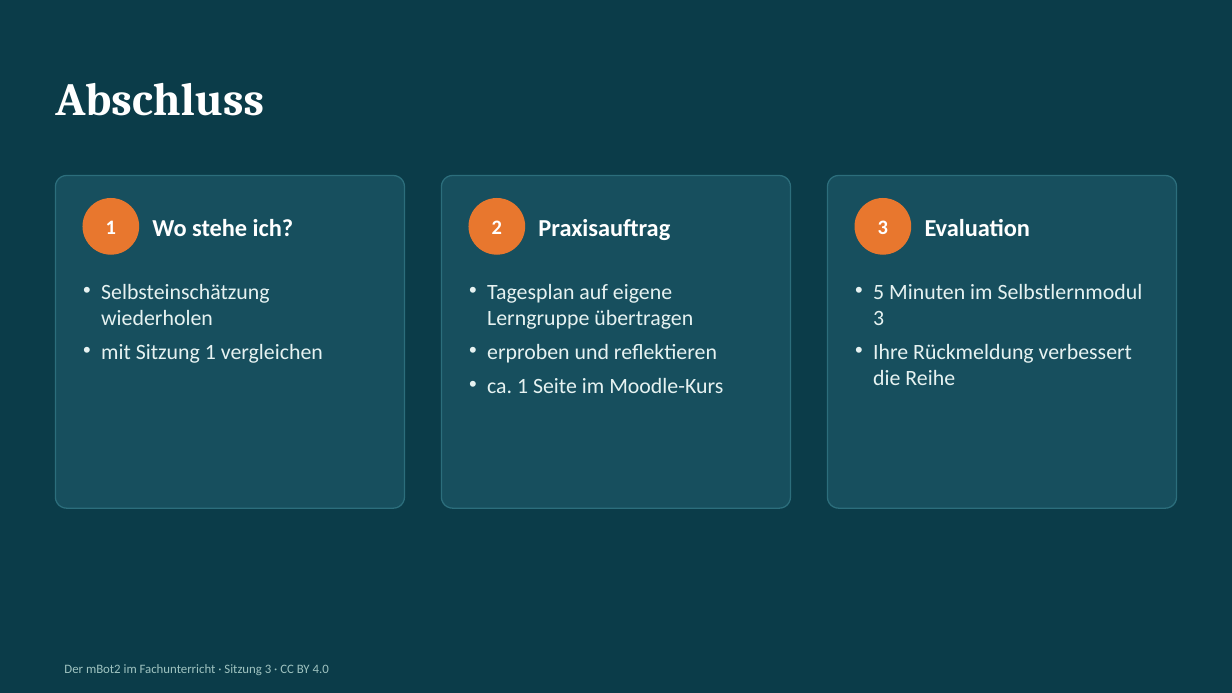
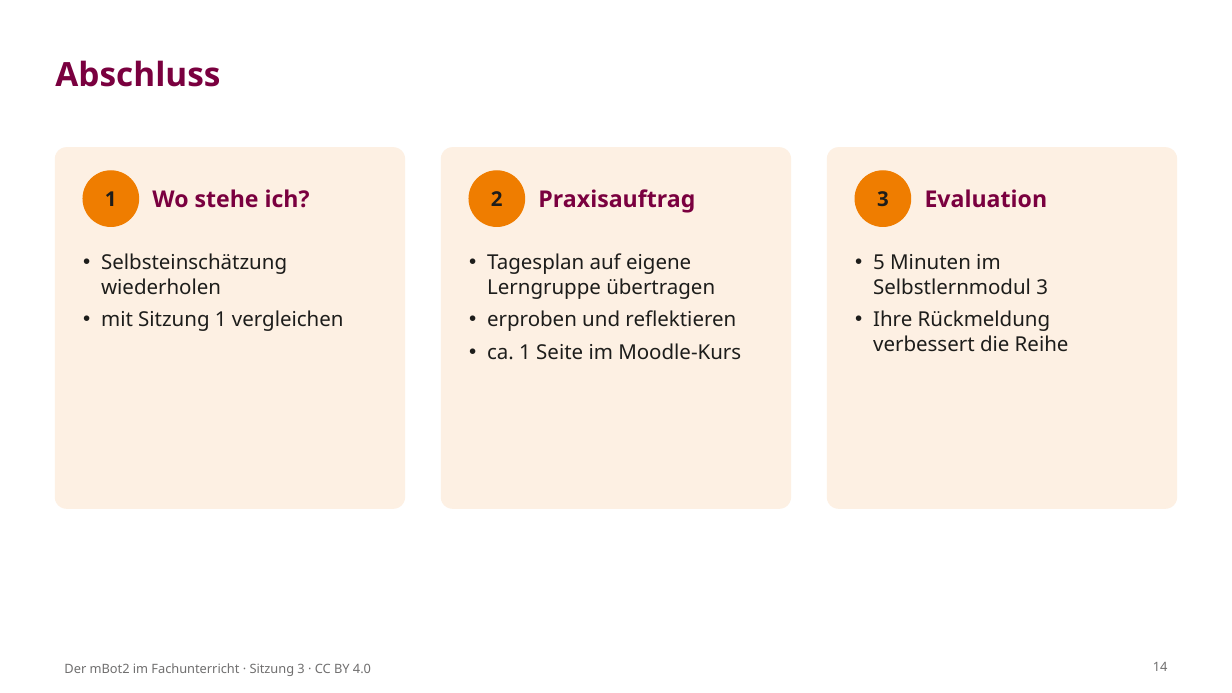
Before and after one commit to OVGU-VET-TechEd/MBOT2_Weiterbildung, a slide deck: slide 14 of Session_3_Fachtransfer_Projektwoche/S3_Folien.pptx. Drawn at 1232x693 pixels with LibreOffice and Linux fonts; fonts in the diff are those of the drawing; background and template pictures are left out. Boxes give left, top, right and bottom in pixels: in the first picture for what was removed or moved away, otherwise in the second. Text is boxed around its words. In the diff, an @@ line names an element or a change of style, - is before the commit and + after.

```diff
--- a/Session_3_Fachtransfer_Projektwoche/S3_Folien.pptx
+++ b/Session_3_Fachtransfer_Projektwoche/S3_Folien.pptx
@@ background #0B3C49 to #FFFFFF @@
@@ title "Abschluss": place and size @@
-title "Abschluss" at <box>55,83,264,116</box>
+title "Abschluss" at <box>55,60,220,87</box>
@@ title "Abschluss" at <box>55,60,220,87</box>: size 36 to 26 pt, font Cambria to Noto Sans, text colour #FFFFFF to #7A003F @@
@@ rounded rectangle: place and size @@
-rounded rectangle at <box>55,176,405,508</box>
+rounded rectangle at <box>55,148,405,508</box>
@@ fill #174F5E to #FDF0E3; outline #2C6E7C 1 pt to #FDF0E3 1 pt; proportions changed in 3 elements at <box>828,148,1177,508</box>, <box>55,148,405,508</box>, <box>442,148,791,508</box> @@
@@ rounded rectangle: place and size @@
-rounded rectangle at <box>442,176,791,508</box>
+rounded rectangle at <box>442,148,791,508</box>
@@ rounded rectangle: place and size @@
-rounded rectangle at <box>828,176,1177,508</box>
+rounded rectangle at <box>828,148,1177,508</box>
@@ 6 texts, 3 ellipses: place and size @@
-6 texts, 3 ellipses at <box>83,199,1031,254</box>
+6 texts, 3 ellipses at <box>83,171,1048,226</box>
@@ font Calibri to Noto Sans, text colour #FFFFFF to #1D1D1B in 3 elements at <box>105,191,117,206</box>, <box>491,191,503,206</box>, <box>877,191,889,206</box> @@
@@ fill #E8772E to #EF7D00; outline #E8772E 1 pt to #EF7D00 1 pt in 3 elements at <box>83,171,139,226</box>, <box>470,171,525,226</box>, <box>856,171,911,226</box> @@
@@ size 19 to 18 pt, font Calibri to Noto Sans, text colour #FFFFFF to #7A003F in 3 elements at <box>152,189,310,208</box>, <box>538,189,695,213</box>, <box>925,189,1048,208</box> @@
@@ text "Selbsteinschätzung wiederholen": place and size @@
-text "Selbsteinschätzung wiederholen" at <box>101,284,323,363</box>
+text "Selbsteinschätzung wiederholen" at <box>101,253,344,331</box>
@@ text "Tagesplan auf eigene Lerngruppe übertragen": place and size @@
-text "Tagesplan auf eigene Lerngruppe übertragen" at <box>487,284,723,393</box>
+text "Tagesplan auf eigene Lerngruppe übertragen" at <box>487,253,741,360</box>
@@ size 17 to 16 pt, font Calibri to Noto Sans, text colour #E6F2F1 to #1D1D1B in 3 elements at <box>101,253,344,331</box>, <box>487,253,741,360</box>, <box>873,254,1069,352</box> @@
@@ text "5 Minuten im Selbstlernmodul 3": place and size @@
-text "5 Minuten im Selbstlernmodul 3" at <box>873,284,1143,385</box>
+text "5 Minuten im Selbstlernmodul 3" at <box>873,254,1069,352</box>
@@ text "Der mBot2 im Fachunterricht · ..." at <box>64,663,371,676</box>: font Calibri to Noto Sans, text colour #9FC3C0 to #706F6F @@
@@ page number added at <box>1153,662,1168,671</box>, 10 pt, text #706F6F @@
+14
```
Also in this commit, not shown: 13 other slides changed, 57 other files.
